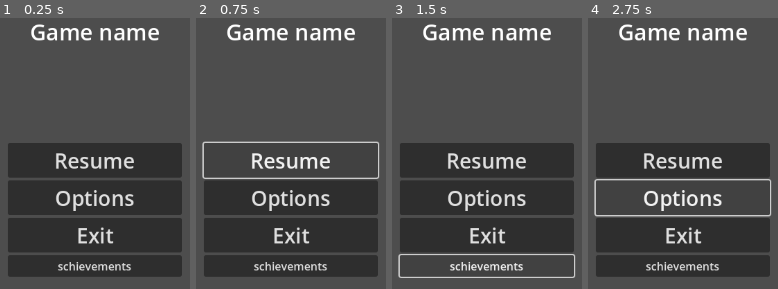
Above: before the commit, frames 1-4 (left to right).
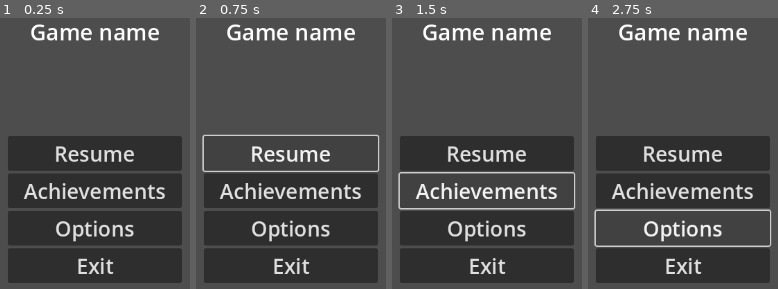
Above: after the commit, the same moments.

Repository: 6thAce/NorthernLights
Game: Godot game, scene res://scenes/pause_screen.tscn
Two runs of this game, one before a commit and one after it. Both use one fixed random seed, a clock stepped at 60 frames per second and the inputs below. This scene is started directly instead of the project's main scene.
Inputs:
- Up to frame 1 (0.25 s): no input
- Up to frame 2 (0.75 s): click "Resume" at 0.5 s
- Up to frame 3 (1.5 s): click "schievements" (after the commit: "Achievements") at 1.25 s
- Up to frame 4 (2.75 s): click "Options" at 2 s

The runs differ from the first frame. In frame 1, 16% of the frame differs, in the area x 4-96%, y 43-98%; in frame 2, 16%; in frame 3, 17%, in the area x 3-97%, y 43-98%; in frame 4, 17%.

Commit message:
Update pause_screen.tscn

Diff:
--- a/scenes/pause_screen.tscn
+++ b/scenes/pause_screen.tscn
@@ -44,6 +44,12 @@
 theme_override_font_sizes/font_size = 30
 text = "Resume"
 
+[node name="Button4" type="Button" parent="VBoxContainer"]
+layout_mode = 2
+theme_override_font_sizes/font_size = 30
+text = "Achievements
+"
+
 [node name="Button3" type="Button" parent="VBoxContainer"]
 layout_mode = 2
 size_flags_vertical = 3
@@ -56,8 +62,3 @@
 theme_override_font_sizes/font_size = 30
 text = "Exit
 "
-
-[node name="Button4" type="Button" parent="VBoxContainer"]
-layout_mode = 2
-text = "schievements
-"
